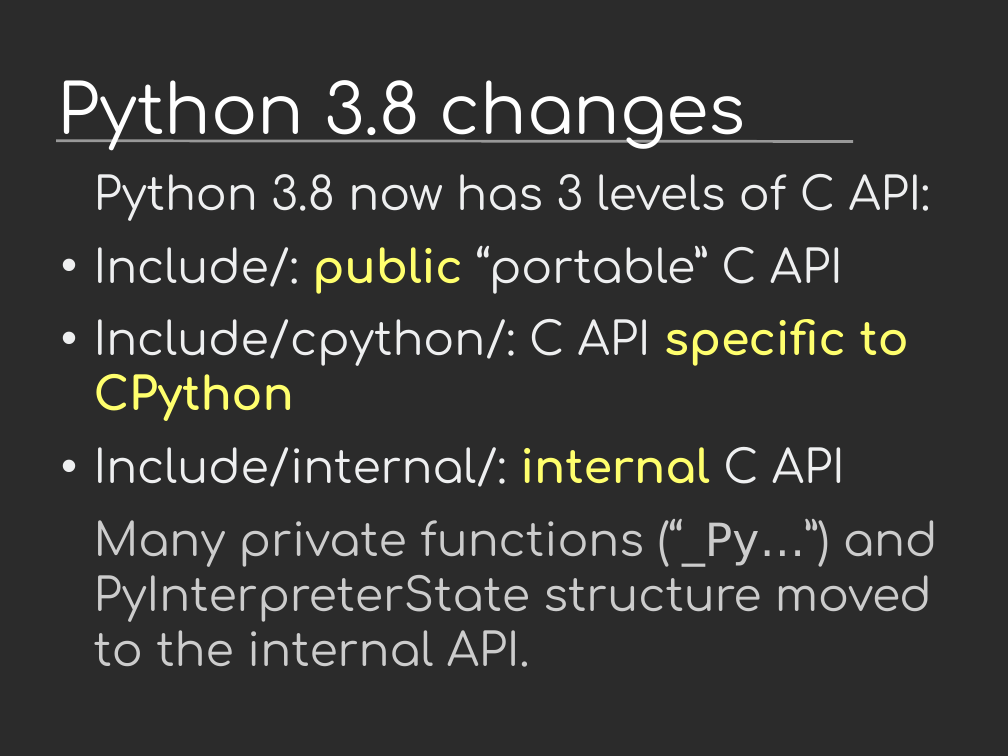
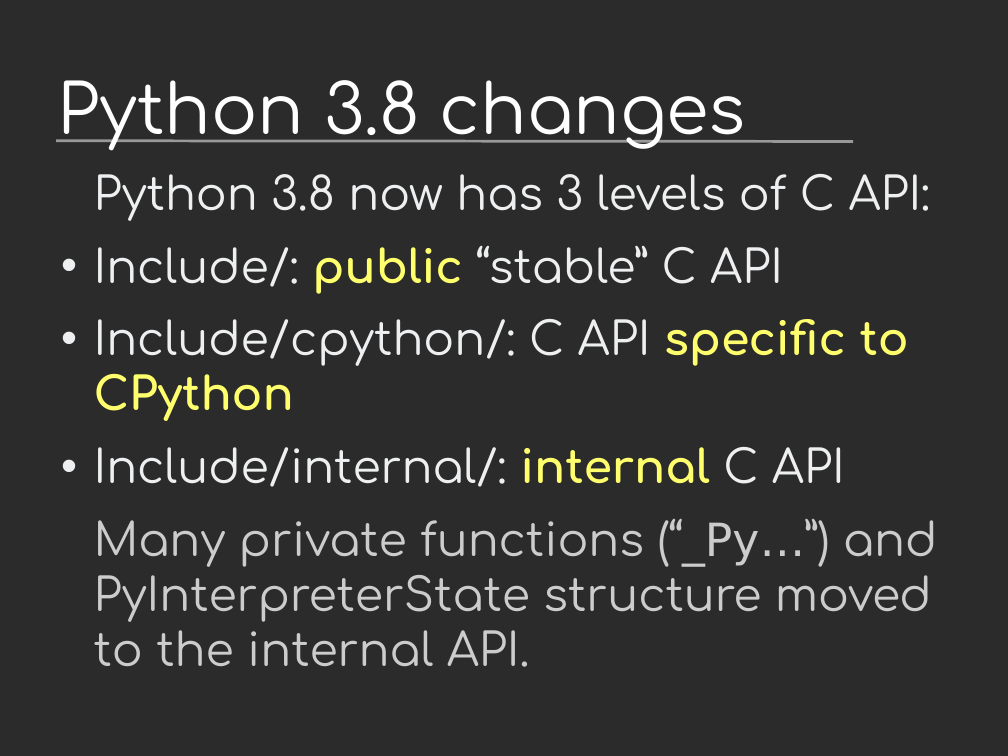
Before and after one commit to vstinner/talks, a slide deck: slide 27 of 2019-EuroPython/python_performance.odp. Drawn at 1008x756 pixels with LibreOffice and Linux fonts; fonts in the diff are those of the drawing; background and template pictures are left out; a plain dark background stands for a picture behind light text. Boxes give left, top, right and bottom in pixels: in the first picture for what was removed or moved away, otherwise in the second. Text is boxed around its words. In the diff, an @@ line names an element or a change of style, - is before the commit and + after.

Commit message:
EuroPython

```diff
--- a/2019-EuroPython/python_performance.odp
+++ b/2019-EuroPython/python_performance.odp
@@ text at (94, 246, 783, 293): text changed @@
-• Include/: public “portable” C API
+• Include/: public “stable” C API
```
Also in this commit, not shown: 1 other slide changed, 1 other file.
